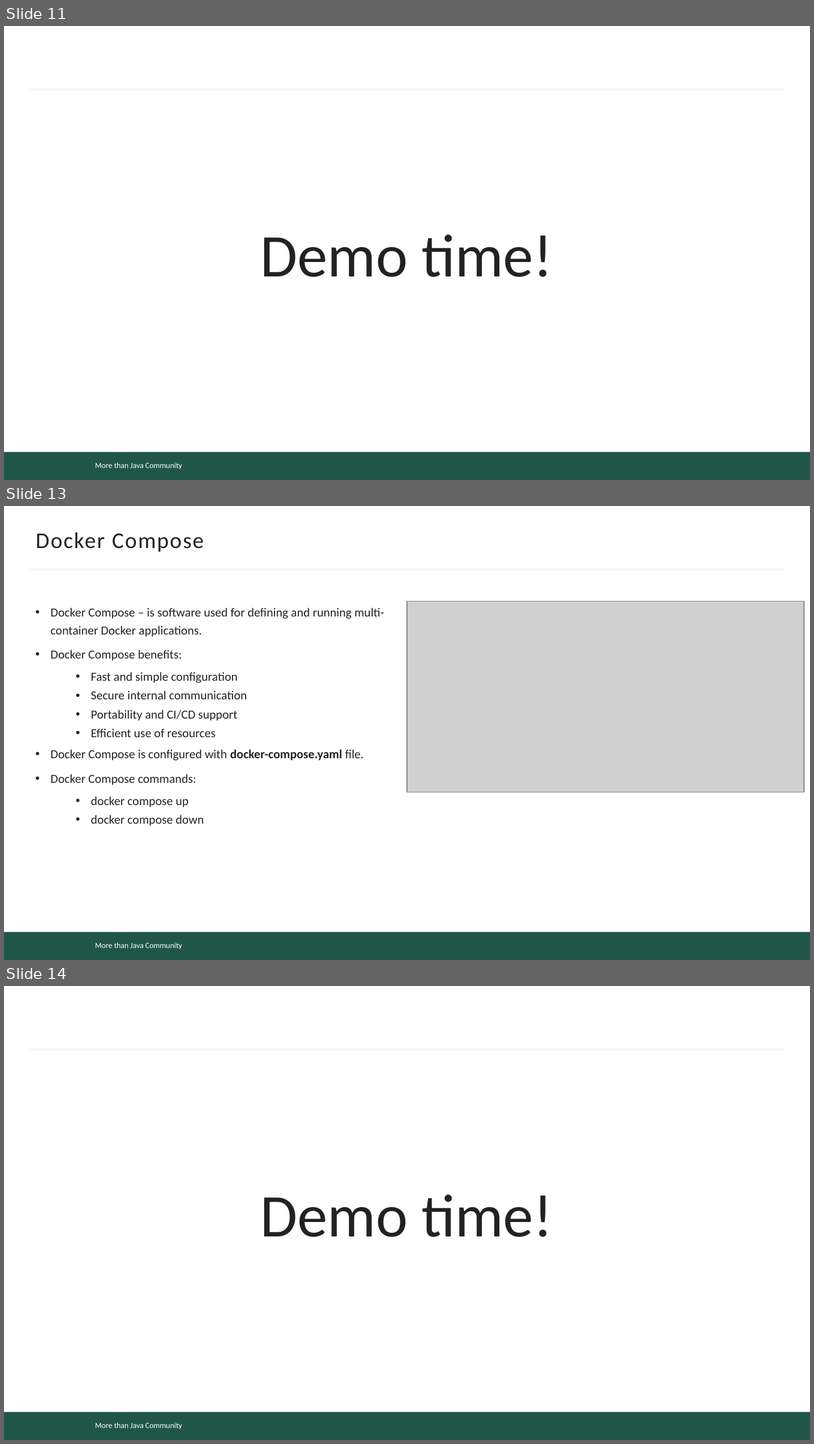
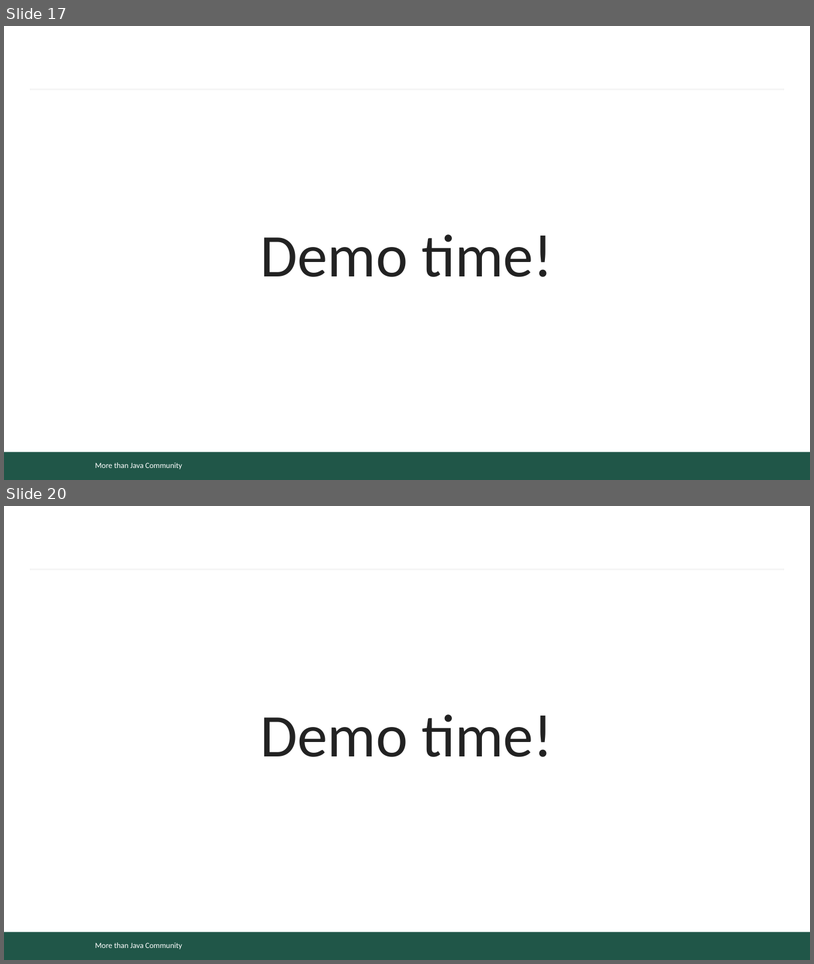
Before and after one commit to mjc-school/MJC-School, a slide deck: stage #4/light-talks/serialization/serialization.pptx. Shown one above the other, each under a label of ours: slides 11, 13 and 14 before the commit, slides 17 and 20 after it; the slides between them are not shown. The pictures are 814x1444 and 814x964 pixels, drawn with LibreOffice and Linux fonts; fonts in the diff are those of the drawing; grey boxes stand for pictures; background and template pictures are left out. Boxes give left, top, right and bottom in pixels: in the first picture for what was removed or moved away, otherwise in the second. Text is boxed around its words. In the diff, an @@ line names an element or a change of style, - is before the commit and + after.

```diff
--- a/stage #4/light-talks/serialization/serialization.pptx
+++ b/stage #4/light-talks/serialization/serialization.pptx
@@ slide 13 removed at (x1=4, y1=506, x2=810, y2=960), background #FFFFFF; not listed: 3 template elements that a slide beside it also shows @@
@@ title removed at (x1=36, y1=532, x2=204, y2=552) @@
-Docker Compose
@@ text removed at (x1=51, y1=607, x2=384, y2=826) @@
-• Docker Compose – is software used for defining and running multi-container Docker applications.
-• Docker Compose benefits:
-  • Fast and simple configuration
-  • Secure internal communication
-  • Portability and CI/CD support
-  • Efficient use of resources
-• Docker Compose is configured with docker-compose.yaml file.
-• Docker Compose commands:
-  • docker compose up
-  • docker compose down
@@ picture removed at (x1=407, y1=601, x2=805, y2=792) @@
@@ what was slide 11 is now slide 17 @@
@@ what was slide 14 is now slide 20 @@
```
Also in this commit, not shown: 19 slides added, 10 other slides removed.
